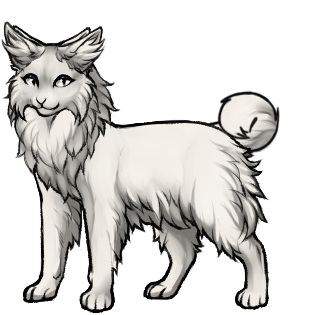
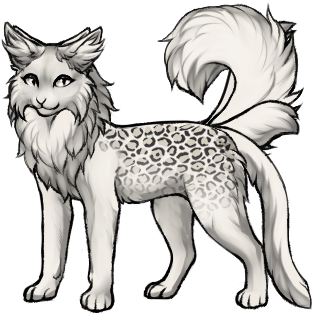
Two versions of the same layered image (w=315, h=315). Layer-by-layer changes:
added group "Расцветка" with 4 layers above "Уши" over <box>96,121,237,221</box>
added group "леопардовая" with 2 layers in group "Расцветка" over <box>96,121,237,221</box>
added layer "лайн" (1st of 19, in "Расцветка" › "леопардовая") in group "леопардовая" over <box>96,121,237,221</box>
added layer "[красить]" (1st of 20, in "Расцветка" › "леопардовая") in group "леопардовая" over <box>100,123,237,219</box>
hid group "v3" (5 layers) over <box>22,97,296,314</box>
hid group "v1" (5 layers) over <box>22,97,296,314</box>
showed group "длинный тонкий" (4 layers) over <box>201,123,313,310</box>
showed group "куцый" (4 layers) over <box>206,98,304,166</box>
showed group "пышный" (4 layers) over <box>156,2,305,166</box>
showed group "обычный" (4 layers) over <box>187,15,300,152</box>
painted on "лайн" (19th of 19, in "Хвосты" › "завитушкой") over <box>219,95,229,104</box>
